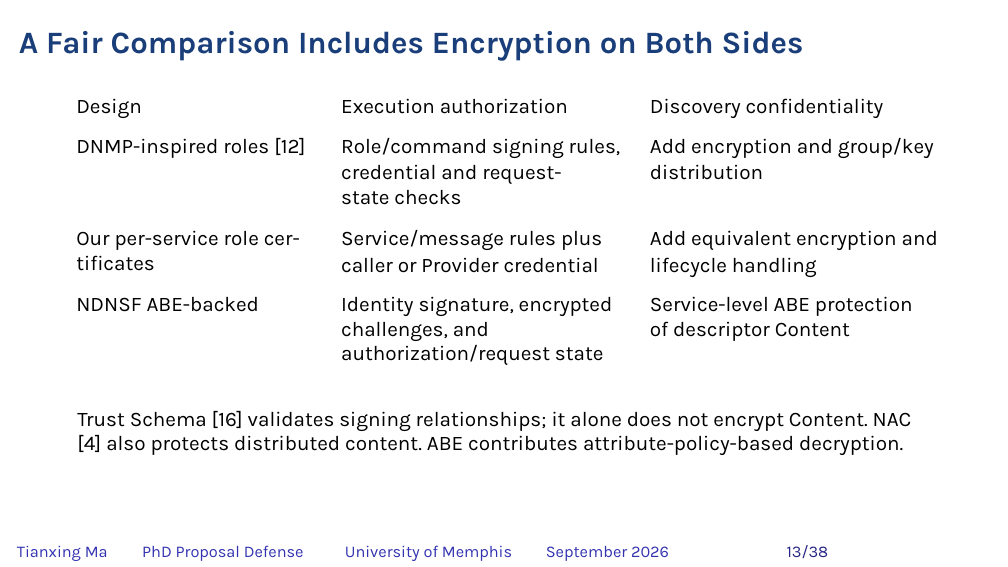
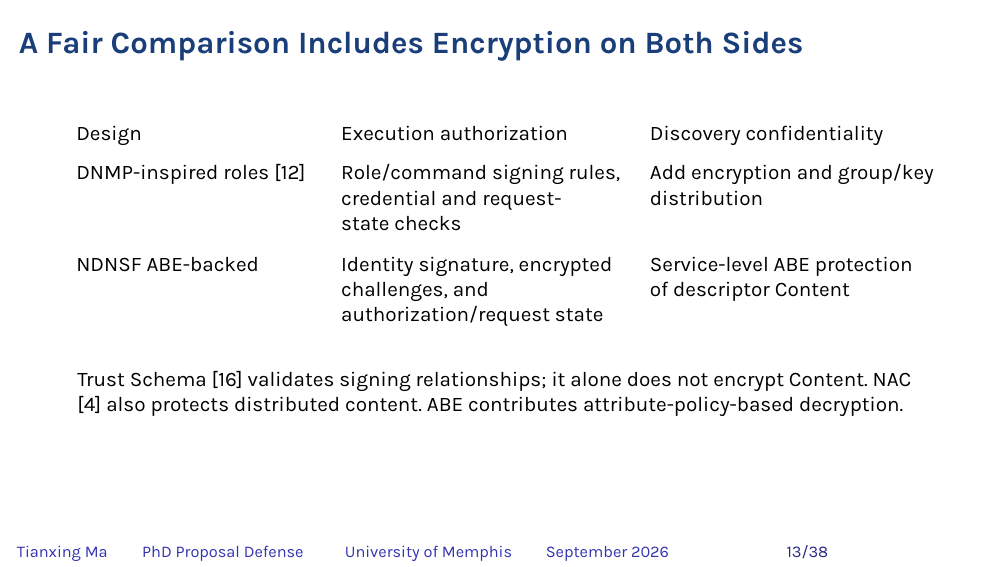
Before and after one commit to matianxing1992/NDN_Service_Framework, a slide deck: slide 13 of docs/PAPER/proposal-defense/slides/NDNSF_proposal_hybrid_editable.pptx. Drawn at 1008x567 pixels with LibreOffice and Linux fonts; fonts in the diff are those of the drawing; background and template pictures are left out. Boxes give left, top, right and bottom in pixels: in the first picture for what was removed or moved away, otherwise in the second. Text is boxed around its words. In the diff, an @@ line names an element or a change of style, - is before the commit and + after.

Commit message:
docs: simplify proposal authorization comparison to two designs

```diff
--- a/docs/PAPER/proposal-defense/slides/NDNSF_proposal_hybrid_editable.pptx
+++ b/docs/PAPER/proposal-defense/slides/NDNSF_proposal_hybrid_editable.pptx
@@ 8 texts: place and size @@
-8 texts at bbox=[76, 98, 934, 205]
+8 texts at bbox=[76, 125, 934, 231]
@@ text removed at bbox=[76, 230, 300, 271] @@
-Our per-service role cer-tificates
@@ text removed at bbox=[341, 230, 602, 250] @@
-Service/message rules plus
@@ text removed at bbox=[650, 230, 938, 250] @@
-Add equivalent encryption and
@@ text removed at bbox=[341, 257, 599, 273] @@
-caller or Provider credential
@@ 4 texts: place and size @@
-4 texts at bbox=[76, 296, 913, 455]
+4 texts at bbox=[76, 256, 913, 416]
@@ text removed at bbox=[650, 257, 817, 277] @@
-lifecycle handling
```
Also in this commit, not shown: 21 other files.
